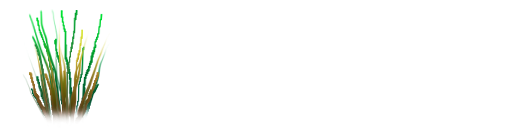
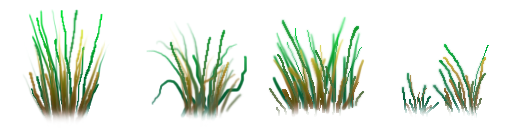
Before/after of a w=512, h=128 layered artwork. What changed in the layer stack:
painted on "Layer 4" over bbox(22, 9, 488, 121)
painted on "Layer 3" over bbox(27, 19, 488, 121)
painted on "Layer 2" over bbox(146, 16, 489, 121)
